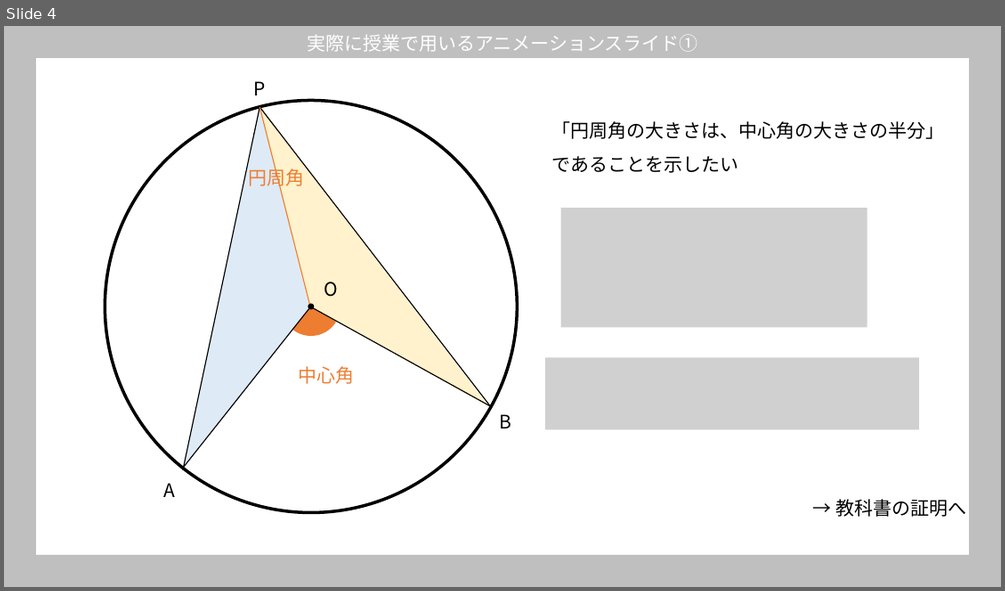
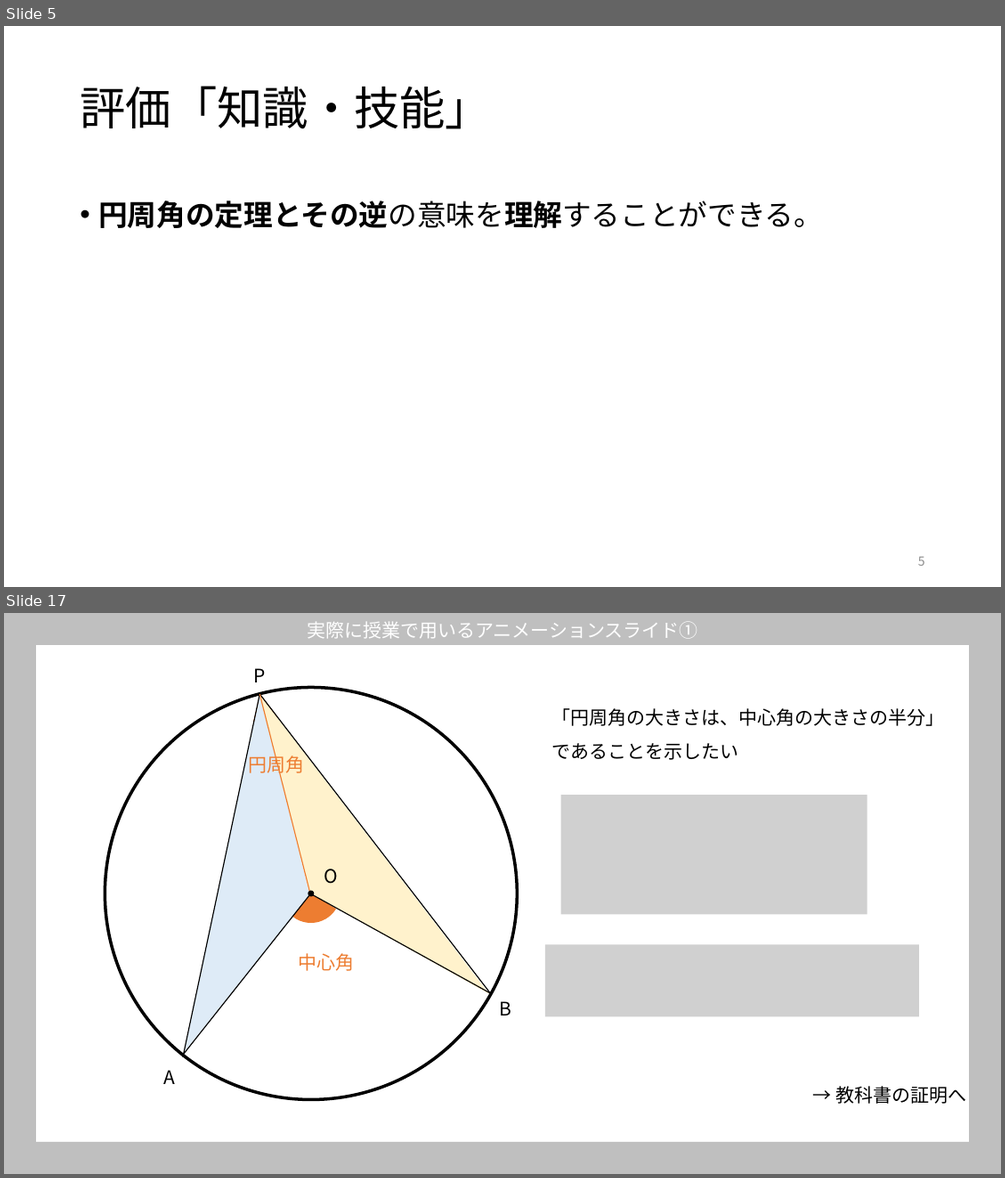
Before and after one commit to ogata222/ogata222.github.io, a slide deck: 円周角の定理_発表会用授業イメージ説明.pptx. Shown one above the other, each under a label of ours: slide 4 before the commit, slides 5 and 17 after it; the slides between them are not shown. The pictures are 1005x591 and 1005x1178 pixels, drawn with LibreOffice and Linux fonts; fonts in the diff are those of the drawing; grey boxes stand for pictures. Boxes give left, top, right and bottom in pixels: in the first picture for what was removed or moved away, otherwise in the second. Text is boxed around its words. In the diff, an @@ line names an element or a change of style, - is before the commit and + after.

```diff
--- a/円周角の定理_発表会用授業イメージ説明.pptx
+++ b/円周角の定理_発表会用授業イメージ説明.pptx
@@ slide 5 added at [4,26,1001,587], background #FFFFFF @@
@@ title added at [80,86,491,129], 44 pt, text #000000 @@
+評価「知識・技能」
@@ text added at [98,200,823,228], 28 pt, text #000000 @@
+• 円周角の定理とその逆の意味を理解することができる。
@@ page number added at [918,556,925,565], 12 pt, text #8C8C8C @@
+5
@@ what was slide 4 is now slide 17 @@
```
Also in this commit, not shown: 3 slides changed, 15 other slides added, 4 slides removed.
